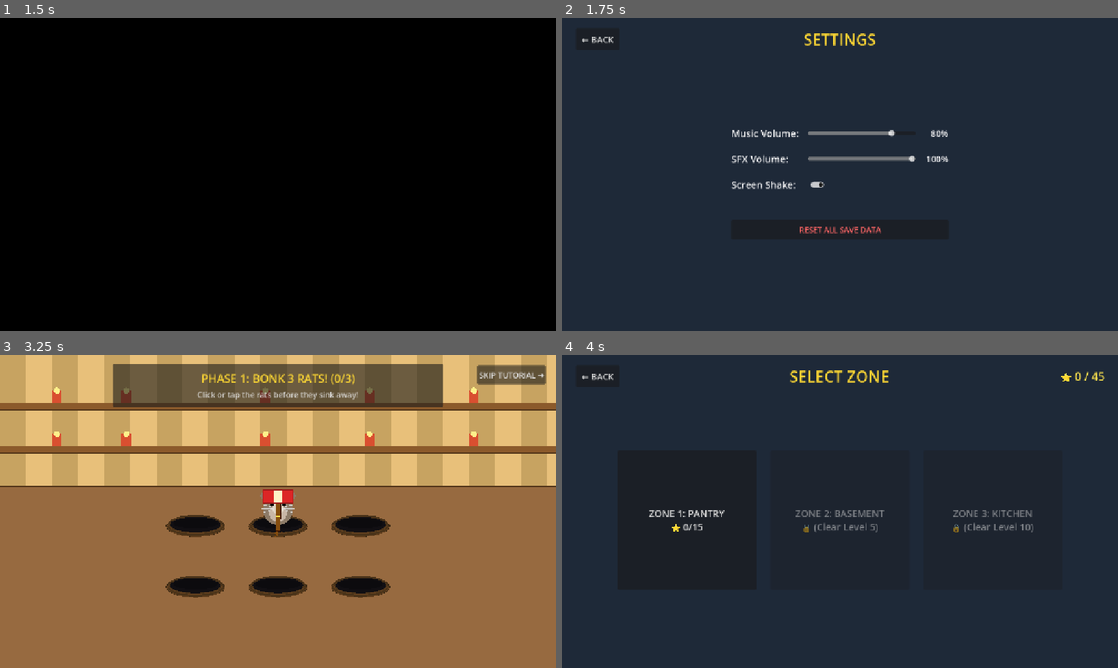
Above: before the commit, frames 1-4 (two rows, left to right).
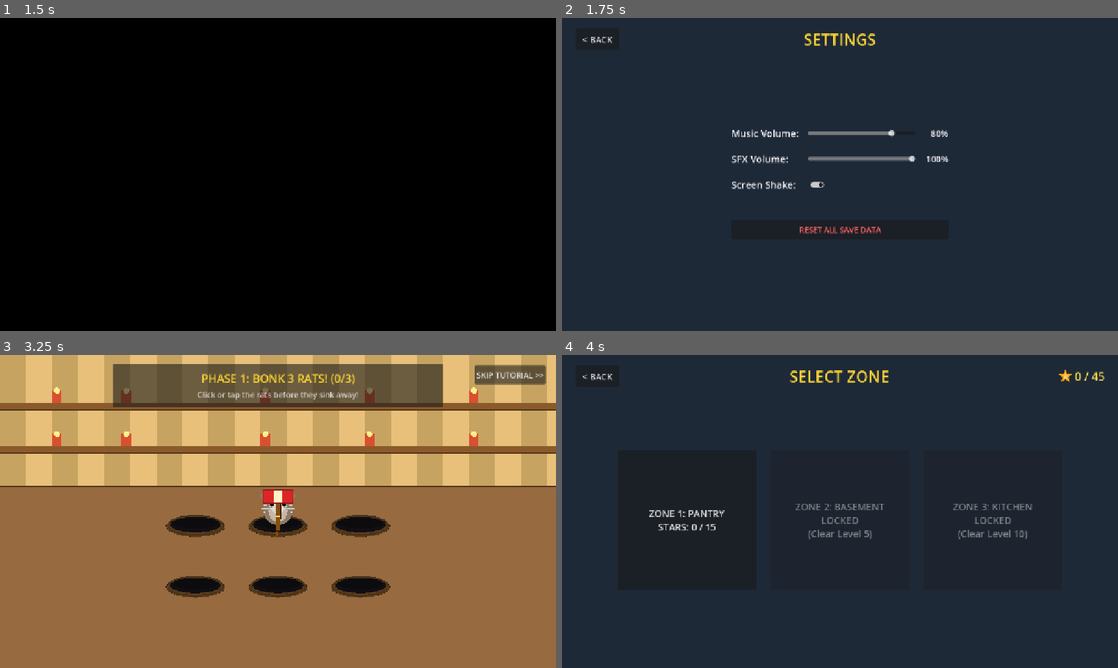
Above: after the commit, the same moments.

Repository: Parasaran-Python/bonk-the-rat
Game: Godot game, scene res://src/screens/splash.tscn
The game is run twice, just before and just after one commit, with the same random seed, the same clock (stepped at 60 frames per second) and the same inputs.
Inputs (mouse positions are in pixels of both pictures, inside the frame that each line leads up to):
- Up to frame 1 (1.5 s): tap Enter at 0.5 s; move the mouse to (400, 158) at 0.52 s; click (400, 158) at 0.67 s; click "SETTINGS" at 1.25 s
- Up to frame 2 (1.75 s): no input
- Up to frame 3 (3.25 s): click "← BACK" (after the commit: "< BACK") at 2 s; click "PLAY CAMPAIGN" at 2.75 s
- Up to frame 4 (4 s): click "SKIP TUTORIAL ➔" (after the commit: "SKIP TUTORIAL >>") at 3.5 s

Frame 1 is identical in both runs. In frame 2, less than 0.1% of the frame differs, in the area x 3-10%, y 6-9%; in frame 3, 0.2%; in frame 4, 1.6%, in the area x 3-92%, y 4-59%.

Commit message:
fix(ui): replace unicode emoji stars and icons with 100% procedural vector UI components

Diff:
--- /dev/null
+++ b/src/art/lives_display.gd
@@ -0,0 +1,49 @@
+class_name LivesDisplay
+extends Control
+## Procedural vector heart lives indicator (0 to 3 hearts).
+
+@export var lives: int = 3:
+	set(v):
+		lives = clampi(v, 0, max_lives)
+		queue_redraw()
+
+@export var max_lives: int = 3:
+	set(v):
+		max_lives = maxi(1, v)
+		custom_minimum_size = _calculate_min_size()
+		queue_redraw()
+
+@export var heart_size: float = 24.0:
+	set(v):
+		heart_size = maxf(4.0, v)
+		custom_minimum_size = _calculate_min_size()
+		queue_redraw()
+
+@export var spacing: float = 8.0:
+	set(v):
+		spacing = maxf(0.0, v)
+		custom_minimum_size = _calculate_min_size()
+		queue_redraw()
+
+func _init(p_lives: int = 3, p_size: float = 24.0) -> void:
+	lives = p_lives
+	heart_size = p_size
+	custom_minimum_size = _calculate_min_size()
+
+func _ready() -> void:
+	custom_minimum_size = _calculate_min_size()
+
+func _calculate_min_size() -> Vector2:
+	var total_w := float(max_lives) * (heart_size * 1.8) + float(max_lives - 1) * spacing
+	var total_h := heart_size * 1.8
+	return Vector2(total_w, total_h)
+
+func _draw() -> void:
+	var total_w := float(max_lives) * (heart_size * 1.8) + float(max_lives - 1) * spacing
+	var start_x := (size.x - total_w) * 0.5
+	var center_y := size.y * 0.5
+
+	for i in range(max_lives):
+		var center_x := start_x + float(i) * (heart_size * 1.8 + spacing) + heart_size * 0.9
+		var is_active := i < lives
+		UiPainter.draw_heart(self, Vector2(center_x, center_y), heart_size, is_active)
--- /dev/null
+++ b/src/art/star_icon.gd
@@ -0,0 +1,25 @@
+class_name StarIcon
+extends Control
+## A single procedural vector star icon.
+
+@export var radius: float = 14.0:
+	set(v):
+		radius = v
+		custom_minimum_size = Vector2(radius * 2.0, radius * 2.0)
+		queue_redraw()
+
+@export var color: Color = Color("ffd166"):
+	set(v):
+		color = v
+		queue_redraw()
+
+func _init(p_radius: float = 14.0, p_color: Color = Color("ffd166")) -> void:
+	radius = p_radius
+	color = p_color
+	custom_minimum_size = Vector2(radius * 2.0, radius * 2.0)
+
+func _ready() -> void:
+	custom_minimum_size = Vector2(radius * 2.0, radius * 2.0)
+
+func _draw() -> void:
+	UiPainter.draw_star(self, size * 0.5, radius, true, color)
--- /dev/null
+++ b/src/art/star_rating.gd
@@ -0,0 +1,63 @@
+class_name StarRating
+extends Control
+## Procedural vector star rating display (0 to 3 stars).
+
+@export var stars: int = 0:
+	set(v):
+		stars = clampi(v, 0, max_stars)
+		queue_redraw()
+
+@export var max_stars: int = 3:
+	set(v):
+		max_stars = maxi(1, v)
+		custom_minimum_size = _calculate_min_size()
+		queue_redraw()
+
+@export var star_size: float = 24.0:
+	set(v):
+		star_size = maxf(4.0, v)
+		custom_minimum_size = _calculate_min_size()
+		queue_redraw()
+
+@export var spacing: float = 8.0:
+	set(v):
+		spacing = maxf(0.0, v)
+		custom_minimum_size = _calculate_min_size()
+		queue_redraw()
+
+@export var alignment: HorizontalAlignment = HORIZONTAL_ALIGNMENT_CENTER:
+	set(v):
+		alignment = v
+		queue_redraw()
+
+func _init(p_stars: int = 0, p_size: float = 24.0, p_spacing: float = 8.0) -> void:
+	stars = p_stars
+	star_size = p_size
+	spacing = p_spacing
+	custom_minimum_size = _calculate_min_size()
+
+func _ready() -> void:
+	custom_minimum_size = _calculate_min_size()
+
+func _calculate_min_size() -> Vector2:
+	var total_w := float(max_stars) * (star_size * 2.0) + float(max_stars - 1) * spacing
+	var total_h := star_size * 2.0
+	return Vector2(total_w, total_h)
+
+func _draw() -> void:
+	var total_w := float(max_stars) * (star_size * 2.0) + float(max_stars - 1) * spacing
+	var start_x := 0.0
+	match alignment:
+		HORIZONTAL_ALIGNMENT_CENTER:
+			start_x = (size.x - total_w) * 0.5
+		HORIZONTAL_ALIGNMENT_RIGHT:
+			start_x = size.x - total_w
+		_:
+			start_x = 0.0
+
+	var center_y := size.y * 0.5
+
+	for i in range(max_stars):
+		var center_x := start_x + float(i) * (star_size * 2.0 + spacing) + star_size
+		var is_filled := i < stars
+		UiPainter.draw_star(self, Vector2(center_x, center_y), star_size, is_filled)
--- /dev/null
+++ b/src/art/ui_painter.gd
@@ -0,0 +1,46 @@
+class_name UiPainter
+extends RefCounted
+## Procedural vector UI graphics renderer for stars, hearts, badges and status indicators.
+
+const GOLD_STAR_FILL := Color("ffd166")
+const GOLD_STAR_OUTLINE := Color("f59e0b")
+const DIM_STAR_FILL := Color(0.22, 0.26, 0.34, 0.85)
+const DIM_STAR_OUTLINE := Color(0.38, 0.44, 0.54, 0.9)
+
+const ACTIVE_HEART_FILL := Color("ef4444")
+const ACTIVE_HEART_OUTLINE := Color("b91c1c")
+const LOST_HEART_FILL := Color(0.20, 0.24, 0.32, 0.75)
+const LOST_HEART_OUTLINE := Color(0.35, 0.40, 0.50, 0.8)
+
+static func draw_star(canvas: CanvasItem, center: Vector2, radius: float, filled: bool = true, custom_color: Color = Color.TRANSPARENT) -> void:
+	var pts := PackedVector2Array()
+	for i in range(10):
+		var angle := float(i) * PI / 5.0 - PI / 2.0
+		var rad := radius if (i % 2 == 0) else (radius * 0.44)
+		pts.append(center + Vector2(cos(angle), sin(angle)) * rad)
+
+	var fill_col: Color = custom_color if custom_color.a > 0.0 else (GOLD_STAR_FILL if filled else DIM_STAR_FILL)
+	var outline_col: Color = GOLD_STAR_OUTLINE if filled else DIM_STAR_OUTLINE
+
+	canvas.draw_colored_polygon(pts, fill_col)
+	var loop := pts.duplicate()
+	loop.append(pts[0])
+	canvas.draw_polyline(loop, outline_col, maxf(1.2, radius * 0.1), true)
+
+static func draw_heart(canvas: CanvasItem, center: Vector2, size: float, active: bool = true) -> void:
+	var pts := PackedVector2Array()
+	var steps := 32
+	var scale_factor := size / 34.0
+	for i in range(steps):
+		var t := float(i) / float(steps) * TAU
+		var x := 16.0 * pow(sin(t), 3)
+		var y := -(13.0 * cos(t) - 5.0 * cos(2.0 * t) - 2.0 * cos(3.0 * t) - cos(4.0 * t))
+		pts.append(center + Vector2(x * scale_factor, y * scale_factor + size * 0.08))
+
+	var fill_col := ACTIVE_HEART_FILL if active else LOST_HEART_FILL
+	var outline_col := ACTIVE_HEART_OUTLINE if active else LOST_HEART_OUTLINE
+
+	canvas.draw_colored_polygon(pts, fill_col)
+	var loop := pts.duplicate()
+	loop.append(pts[0])
+	canvas.draw_polyline(loop, outline_col, maxf(1.2, size * 0.08), true)
--- a/src/autoload/save_manager.gd
+++ b/src/autoload/save_manager.gd
@@ -17,7 +17,7 @@
 		return
 	var loaded := SaveStore.deserialize(FileAccess.get_file_as_string(SAVE_PATH))
 	if loaded.is_empty():
-		push_warning("SaveManager: corrupt save at %s — backing up and resetting." % SAVE_PATH)
+		push_warning("SaveManager: corrupt save at %s - backing up and resetting." % SAVE_PATH)
 		DirAccess.remove_absolute(ProjectSettings.globalize_path(SAVE_PATH + ".bak"))
 		var err := DirAccess.rename_absolute(
 			ProjectSettings.globalize_path(SAVE_PATH),
--- a/src/game/hud.gd
+++ b/src/game/hud.gd
@@ -6,6 +6,7 @@
 
 @onready var _score_label: Label = $Root/TopBar/ScoreLabel if has_node("Root/TopBar/ScoreLabel") else null
 @onready var _time_label: Label = $Root/TopBar/TimeLabel if has_node("Root/TopBar/TimeLabel") else null
+@onready var _lives_display: LivesDisplay = $Root/TopBar/LivesDisplay if has_node("Root/TopBar/LivesDisplay") else null
 @onready var _lives_label: Label = $Root/TopBar/LivesLabel if has_node("Root/TopBar/LivesLabel") else null
 @onready var _combo_label: Label = $Root/BottomBar/ComboLabel if has_node("Root/BottomBar/ComboLabel") else null
 @onready var _combo_bar: ProgressBar = $Root/BottomBar/ComboBar if has_node("Root/BottomBar/ComboBar") else null
@@ -102,10 +103,12 @@
 		tw.chain().tween_callback(l.queue_free)
 
 func set_lives(lives_count: int) -> void:
-	if _lives_label != null:
+	if _lives_display != null:
+		_lives_display.lives = lives_count
+	elif _lives_label != null:
 		var hearts := ""
 		for i in range(3):
-			hearts += "❤️ " if i < lives_count else "🖤 "
+			hearts += "O " if i < lives_count else "X "
 		_lives_label.text = hearts.strip_edges()
 
 func set_time_left(sec: float) -> void:
@@ -121,7 +124,7 @@
 
 func show_powerup(kind: String, dur: float) -> void:
 	if _powerup_label != null:
-		var text := "⚡ FREEZE!" if kind == "freeze" else "⭐ 2X POINTS!"
+		var text := "FREEZE!" if kind == "freeze" else "2X POINTS!"
 		_powerup_label.text = text
 		_powerup_label.visible = true
 
--- a/src/game/hud.tscn
+++ b/src/game/hud.tscn
@@ -1,6 +1,7 @@
 [gd_scene format=3 uid="uid://hud_canvas_scene"]
 
 [ext_resource type="Script" path="res://src/game/hud.gd" id="1_hud"]
+[ext_resource type="Script" path="res://src/art/lives_display.gd" id="2_lives"]
 
 [node name="HUD" type="CanvasLayer"]
 layer = 10
@@ -42,17 +43,20 @@
 theme_override_font_sizes/font_size = 28
 text = "SCORE: 0"
 
-[node name="LivesLabel" type="Label" parent="Root/TopBar"]
+[node name="LivesDisplay" type="Control" parent="Root/TopBar"]
+custom_minimum_size = Vector2(90, 28)
 layout_mode = 2
-theme_override_font_sizes/font_size = 24
-text = "❤️ ❤️ ❤️"
+size_flags_vertical = 4
+script = ExtResource("2_lives")
+heart_size = 14.0
+spacing = 6.0
 
 [node name="PowerupLabel" type="Label" parent="Root/TopBar"]
 visible = false
 layout_mode = 2
 theme_override_colors/font_color = Color(1, 0.85, 0.2, 1)
 theme_override_font_sizes/font_size = 24
-text = "⭐ 2X POINTS"
+text = "2X POINTS!"
 
 [node name="Spacer" type="Control" parent="Root/TopBar"]
 layout_mode = 2
--- a/src/screens/endless_results.gd
+++ b/src/screens/endless_results.gd
@@ -59,7 +59,7 @@
 
 	if _rank_lbl != null:
 		if rank > 0:
-			_rank_lbl.text = "🏆 RANK #%d IN TOP 10! 🏆" % rank
+			_rank_lbl.text = "RANK #%d IN TOP 10!" % rank
 			_rank_lbl.add_theme_color_override("font_color", Color("ffd166"))
 		else:
 			_rank_lbl.text = "Score recorded!"
--- a/src/screens/endless_results.tscn
+++ b/src/screens/endless_results.tscn
@@ -87,7 +87,7 @@
 visible = false
 layout_mode = 2
 theme_override_font_sizes/font_size = 22
-text = "🏆 RANK #1 IN TOP 10! 🏆"
+text = "RANK #1 IN TOP 10!"
 horizontal_alignment = 1
 
 [node name="LeaderboardBox" type="VBoxContainer" parent="VBox"]
--- a/src/screens/level_select.gd
+++ b/src/screens/level_select.gd
@@ -68,16 +68,20 @@
 		var unlocked := Progression.is_unlocked(i, stars_map)
 		var stars := int(stars_map.get(i, 0))
 
-		var star_str := ""
-		for s in range(3):
-			star_str += "⭐" if s < stars else "☆"
-
 		if unlocked:
-			btn.text = "LEVEL %d\n\n%s" % [i, star_str]
+			btn.text = "LEVEL %d\n" % i
+			var star_bar := StarRating.new(stars, 12.0, 6.0)
+			star_bar.mouse_filter = Control.MOUSE_FILTER_IGNORE
+			star_bar.anchor_right = 1.0
+			star_bar.anchor_top = 1.0
+			star_bar.anchor_bottom = 1.0
+			star_bar.offset_top = -54.0
+			star_bar.offset_bottom = -18.0
+			btn.add_child(star_bar)
 			var lvl_id := i
 			btn.pressed.connect(func(): _start_level(lvl_id))
 		else:
-			btn.text = "LEVEL %d\n\n🔒" % i
+			btn.text = "LEVEL %d\n\nLOCKED" % i
 			btn.disabled = true
 
 		_grid.add_child(btn)
--- a/src/screens/level_select.tscn
+++ b/src/screens/level_select.tscn
@@ -34,7 +34,7 @@
 custom_minimum_size = Vector2(100, 44)
 layout_mode = 2
 theme_override_font_sizes/font_size = 20
-text = "← BACK"
+text = "< BACK"
 
 [node name="Title" type="Label" parent="Header"]
 layout_mode = 2
--- a/src/screens/results.gd
+++ b/src/screens/results.gd
@@ -3,7 +3,7 @@
 ## Results screen celebrating level completion with star reveals, confetti and next-level routing.
 
 @onready var _title_lbl: Label = $VBox/Title
-@onready var _stars_lbl: Label = $VBox/StarsLabel
+@onready var _star_rating: StarRating = $VBox/StarRating if has_node("VBox/StarRating") else null
 @onready var _score_lbl: Label = $VBox/ScoreLabel
 @onready var _best_lbl: Label = $VBox/BestLabel
 @onready var _combo_lbl: Label = $VBox/ComboLabel
@@ -42,11 +42,8 @@
 			_title_lbl.text = "LEVEL FAILED"
 			_title_lbl.add_theme_color_override("font_color", Color("ef4444"))
 
-	if _stars_lbl != null:
-		var s_text := ""
-		for s in range(3):
-			s_text += "⭐ " if s < stars else "☆ "
-		_stars_lbl.text = s_text.strip_edges()
+	if _star_rating != null:
+		_star_rating.stars = stars
 
 	if _score_lbl != null:
 		_score_lbl.text = "SCORE: %d" % score
@@ -60,7 +57,7 @@
 
 	if _best_lbl != null:
 		if score >= prev_best and score > 0:
-			_best_lbl.text = "🎉 NEW BEST SCORE! 🎉"
+			_best_lbl.text = "NEW BEST SCORE!"
 			_best_lbl.visible = true
 		elif prev_best > 0:
 			_best_lbl.text = "BEST: %d" % prev_best
--- a/src/screens/results.tscn
+++ b/src/screens/results.tscn
@@ -1,6 +1,8 @@
 [gd_scene format=3 uid="uid://results_screen_scene"]
 
 [ext_resource type="Script" path="res://src/screens/results.gd" id="1_res"]
+
+[ext_resource type="Script" path="res://src/art/star_rating.gd" id="2_stars"]
 
 [node name="Results" type="Control"]
 layout_mode = 3
@@ -43,11 +45,12 @@
 text = "LEVEL COMPLETE!"
 horizontal_alignment = 1
 
-[node name="StarsLabel" type="Label" parent="VBox"]
+[node name="StarRating" type="Control" parent="VBox"]
+custom_minimum_size = Vector2(240, 64)
 layout_mode = 2
-theme_override_font_sizes/font_size = 44
-text = "⭐ ⭐ ⭐"
-horizontal_alignment = 1
+script = ExtResource("2_stars")
+star_size = 28.0
+spacing = 16.0
 
 [node name="ScoreLabel" type="Label" parent="VBox"]
 layout_mode = 2
@@ -59,7 +62,7 @@
 layout_mode = 2
 theme_override_colors/font_color = Color(0.3, 0.9, 0.4, 1)
 theme_override_font_sizes/font_size = 20
-text = "🎉 NEW BEST SCORE! 🎉"
+text = "NEW BEST SCORE!"
 horizontal_alignment = 1
 
 [node name="ComboLabel" type="Label" parent="VBox"]
--- a/src/screens/settings_screen.tscn
+++ b/src/screens/settings_screen.tscn
@@ -34,7 +34,7 @@
 custom_minimum_size = Vector2(100, 44)
 layout_mode = 2
 theme_override_font_sizes/font_size = 20
-text = "← BACK"
+text = "< BACK"
 
 [node name="Title" type="Label" parent="Header"]
 layout_mode = 2
--- a/src/screens/tutorial.gd
+++ b/src/screens/tutorial.gd
@@ -61,7 +61,7 @@
 	_phase = 2
 	_p2_success = false
 	if _instruction_lbl != null:
-		_instruction_lbl.text = "PHASE 2: WHISKERS THE CAT — DON'T BONK!"
+		_instruction_lbl.text = "PHASE 2: WHISKERS THE CAT - DON'T BONK!"
 	if _hint_lbl != null:
 		_hint_lbl.text = "Let the cat sink safely! Hitting cats costs a life!"
 
--- a/src/screens/tutorial.tscn
+++ b/src/screens/tutorial.tscn
@@ -50,4 +50,4 @@
 offset_bottom = 68.0
 grow_horizontal = 0
 theme_override_font_sizes/font_size = 18
-text = "SKIP TUTORIAL ➔"
+text = "SKIP TUTORIAL >>"
--- a/src/screens/zone_map.gd
+++ b/src/screens/zone_map.gd
@@ -3,7 +3,7 @@
 ## Zone selection screen showing the 3 themed chapters and aggregated star counts.
 
 @onready var _back_btn: Button = $Header/BackBtn
-@onready var _total_stars_lbl: Label = $Header/TotalStarsLabel
+@onready var _total_stars_lbl: Label = $Header/TotalStarsBox/TotalStarsLabel if has_node("Header/TotalStarsBox/TotalStarsLabel") else ($Header/TotalStarsLabel if has_node("Header/TotalStarsLabel") else null)
 @onready var _zone1_btn: Button = $CardsContainer/Zone1Card
 @onready var _zone2_btn: Button = $CardsContainer/Zone2Card
 @onready var _zone3_btn: Button = $CardsContainer/Zone3Card
@@ -27,12 +27,12 @@
 
 	var total := Progression.total_stars(stars_map)
 	if _total_stars_lbl != null:
-		_total_stars_lbl.text = "⭐ %d / 45" % total
+		_total_stars_lbl.text = "%d / 45" % total
 
 	# Zone 1 always unlocked
 	var z1_stars := _count_zone_stars(1, stars_map)
 	if _zone1_btn != null:
-		_zone1_btn.text = "ZONE 1: PANTRY\n⭐ %d/15" % z1_stars
+		_zone1_btn.text = "ZONE 1: PANTRY\n\nSTARS: %d / 15" % z1_stars
 
 	# Zone 2 requires level 5 >= 1 star
 	var z2_unlocked: bool = Progression.is_unlocked(6, stars_map)
@@ -40,9 +40,9 @@
 	if _zone2_btn != null:
 		_zone2_btn.disabled = not z2_unlocked
 		if z2_unlocked:
-			_zone2_btn.text = "ZONE 2: BASEMENT\n⭐ %d/15" % z2_stars
+			_zone2_btn.text = "ZONE 2: BASEMENT\n\nSTARS: %d / 15" % z2_stars
 		else:
-			_zone2_btn.text = "ZONE 2: BASEMENT\n🔒 (Clear Level 5)"
+			_zone2_btn.text = "ZONE 2: BASEMENT\n\nLOCKED\n(Clear Level 5)"
 
 	# Zone 3 requires level 10 >= 1 star
 	var z3_unlocked: bool = Progression.is_unlocked(11, stars_map)
@@ -50,9 +50,9 @@
 	if _zone3_btn != null:
 		_zone3_btn.disabled = not z3_unlocked
 		if z3_unlocked:
-			_zone3_btn.text = "ZONE 3: KITCHEN\n⭐ %d/15" % z3_stars
+			_zone3_btn.text = "ZONE 3: KITCHEN\n\nSTARS: %d / 15" % z3_stars
 		else:
-			_zone3_btn.text = "ZONE 3: KITCHEN\n🔒 (Clear Level 10)"
+			_zone3_btn.text = "ZONE 3: KITCHEN\n\nLOCKED\n(Clear Level 10)"
 
 func _count_zone_stars(zone: int, stars_map: Dictionary) -> int:
 	var c := 0
--- a/src/screens/zone_map.tscn
+++ b/src/screens/zone_map.tscn
@@ -1,6 +1,8 @@
 [gd_scene format=3 uid="uid://zone_map_scene"]
 
 [ext_resource type="Script" path="res://src/screens/zone_map.gd" id="1_map"]
+
+[ext_resource type="Script" path="res://src/art/star_icon.gd" id="2_star_icon"]
 
 [node name="ZoneMap" type="Control"]
 layout_mode = 3
@@ -34,7 +36,7 @@
 custom_minimum_size = Vector2(100, 44)
 layout_mode = 2
 theme_override_font_sizes/font_size = 20
-text = "← BACK"
+text = "< BACK"
 
 [node name="Title" type="Label" parent="Header"]
 layout_mode = 2
@@ -44,11 +46,23 @@
 text = "SELECT ZONE"
 horizontal_alignment = 1
 
-[node name="TotalStarsLabel" type="Label" parent="Header"]
+[node name="TotalStarsBox" type="HBoxContainer" parent="Header"]
+layout_mode = 2
+theme_override_constants/separation = 8
+alignment = 2
+
+[node name="StarIcon" type="Control" parent="Header/TotalStarsBox"]
+custom_minimum_size = Vector2(28, 28)
+layout_mode = 2
+size_flags_vertical = 4
+script = ExtResource("2_star_icon")
+radius = 13.0
+
+[node name="TotalStarsLabel" type="Label" parent="Header/TotalStarsBox"]
 layout_mode = 2
 theme_override_colors/font_color = Color(1, 0.9, 0.3, 1)
 theme_override_font_sizes/font_size = 26
-text = "⭐ 0 / 45"
+text = "0 / 45"
 
 [node name="CardsContainer" type="HBoxContainer" parent="."]
 layout_mode = 1
@@ -71,18 +85,23 @@
 layout_mode = 2
 theme_override_font_sizes/font_size = 22
 text = "ZONE 1: PANTRY
-⭐ 0/15"
+
+STARS: 0 / 15"
 
 [node name="Zone2Card" type="Button" parent="CardsContainer"]
 custom_minimum_size = Vector2(320, 280)
 layout_mode = 2
 theme_override_font_sizes/font_size = 22
 text = "ZONE 2: BASEMENT
-🔒 (Clear Level 5)"
+
+LOCKED
+(Clear Level 5)"
 
 [node name="Zone3Card" type="Button" parent="CardsContainer"]
 custom_minimum_size = Vector2(320, 280)
 layout_mode = 2
 theme_override_font_sizes/font_size = 22
 text = "ZONE 3: KITCHEN
-🔒 (Clear Level 10)"
+
+LOCKED
+(Clear Level 10)"
--- /dev/null
+++ b/tests/test_ui_painter.gd
@@ -0,0 +1,32 @@
+extends TestCase
+
+func test_star_rating_instantiates_and_configures() -> void:
+	var sr := StarRating.new(2, 20.0, 8.0)
+	eq(sr.stars, 2, "rating starts at 2 stars")
+	eq(sr.max_stars, 3, "max stars default 3")
+	sr.stars = 5
+	eq(sr.stars, 3, "clamped to max_stars")
+	sr.stars = -2
+	eq(sr.stars, 0, "clamped to 0")
+	if root != null:
+		root.add_child(sr)
+	sr.queue_free()
+
+func test_lives_display_instantiates_and_configures() -> void:
+	var ld := LivesDisplay.new(3, 16.0)
+	eq(ld.lives, 3, "lives starts at 3")
+	eq(ld.max_lives, 3, "max lives default 3")
+	ld.lives = 1
+	eq(ld.lives, 1, "lives updated to 1")
+	ld.lives = 10
+	eq(ld.lives, 3, "clamped to max_lives")
+	if root != null:
+		root.add_child(ld)
+	ld.queue_free()
+
+func test_star_icon_instantiates() -> void:
+	var si := StarIcon.new(16.0)
+	eq(si.radius, 16.0, "radius configured")
+	if root != null:
+		root.add_child(si)
+	si.queue_free()
Not shown, added: src/art/lives_display.gd.uid
Not shown, added: src/art/star_icon.gd.uid
Not shown, added: src/art/star_rating.gd.uid
Not shown, added: src/art/ui_painter.gd.uid
Not shown, added: tests/test_ui_painter.gd.uid
